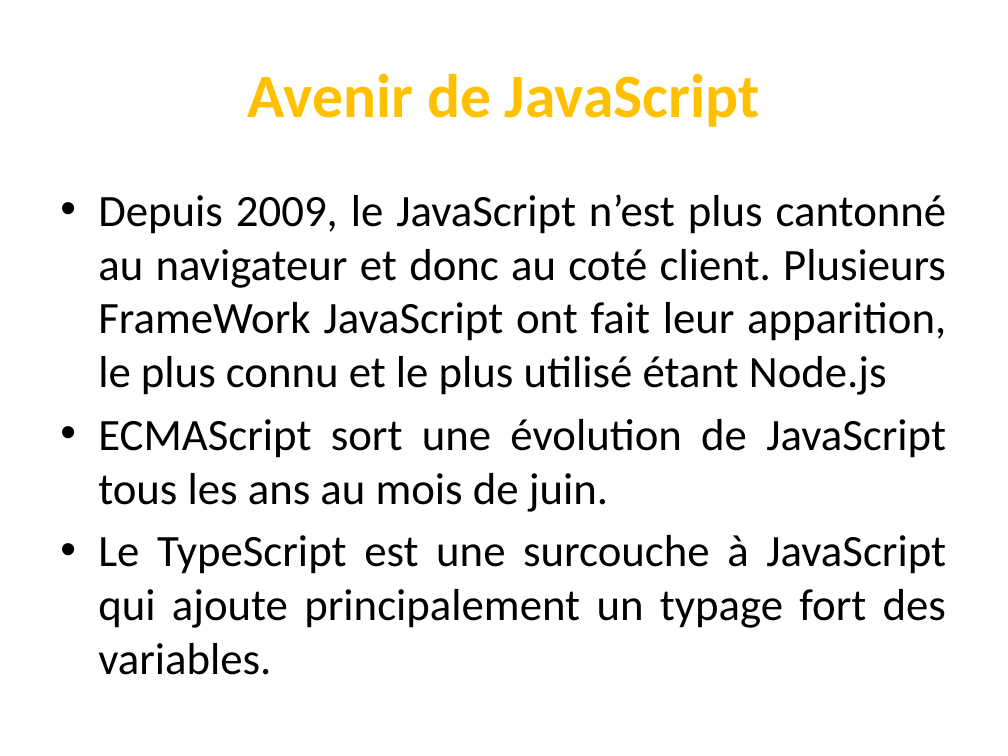
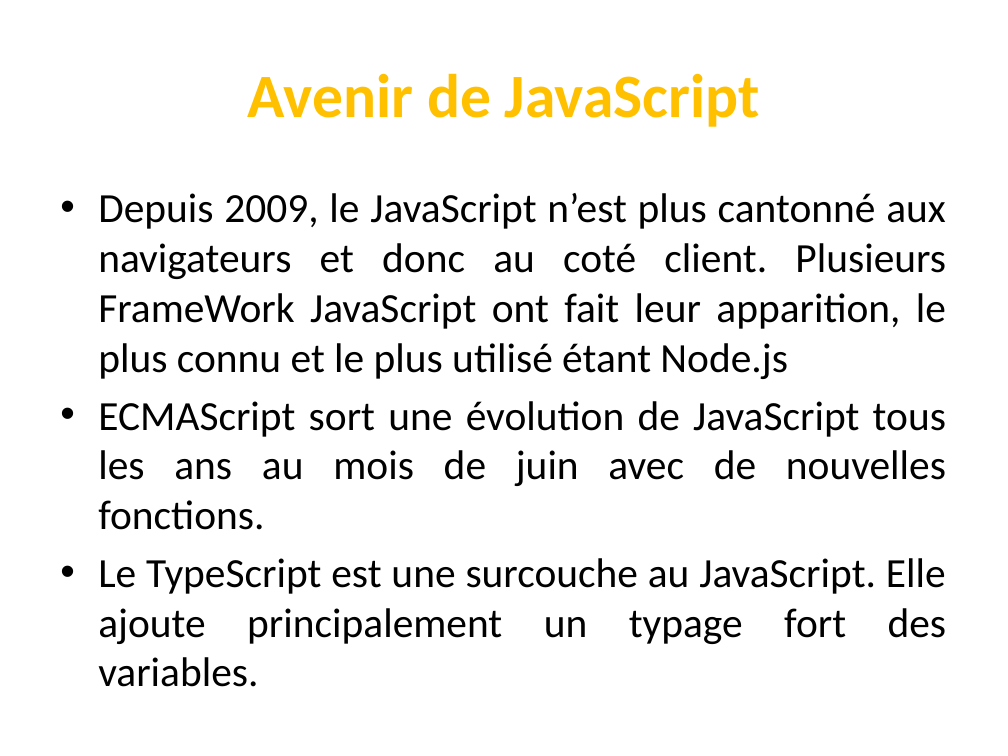
Before and after one commit to codeRoomMarseille/JavaScript_20180914, a slide deck: slide 31 of javascript.pptx. Drawn at 1008x756 pixels with LibreOffice and Linux fonts; fonts in the diff are those of the drawing. Boxes give left, top, right and bottom in pixels: in the first picture for what was removed or moved away, otherwise in the second. Text is boxed around its words. In the diff, an @@ line names an element or a change of style, - is before the commit and + after.

```diff
--- a/javascript.pptx
+++ b/javascript.pptx
@@ text at [98,193,947,687]: text changed; size 32 to 29.6 pt @@
-• Depuis 2009, le JavaScript n’est plus cantonné au navigateur et donc au coté client. Plusieurs FrameWork JavaScript ont fait leur apparition, le plus connu et le plus utilisé étant Node.js
-• ECMAScript sort une évolution de JavaScript tous les ans au mois de juin.
-• Le TypeScript est une surcouche à JavaScript qui ajoute principalement un typage fort des variables.
+• Depuis 2009, le JavaScript n’est plus cantonné aux navigateurs et donc au coté client. Plusieurs FrameWork JavaScript ont fait leur apparition, le plus connu et le plus utilisé étant Node.js
+• ECMAScript sort une évolution de JavaScript tous les ans au mois de juin avec de nouvelles fonctions.
+• Le TypeScript est une surcouche au JavaScript. Elle ajoute principalement un typage fort des variables.
```
Also in this commit, not shown: 21 other slides changed.
